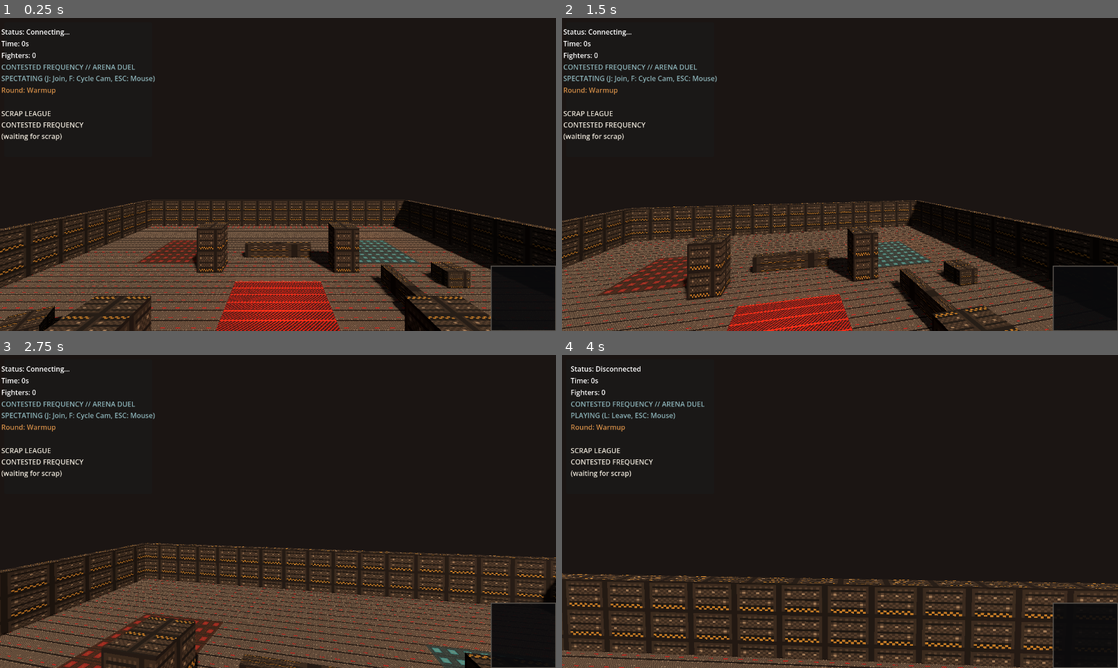
Above: before the commit, frames 1-4 (two rows, left to right).
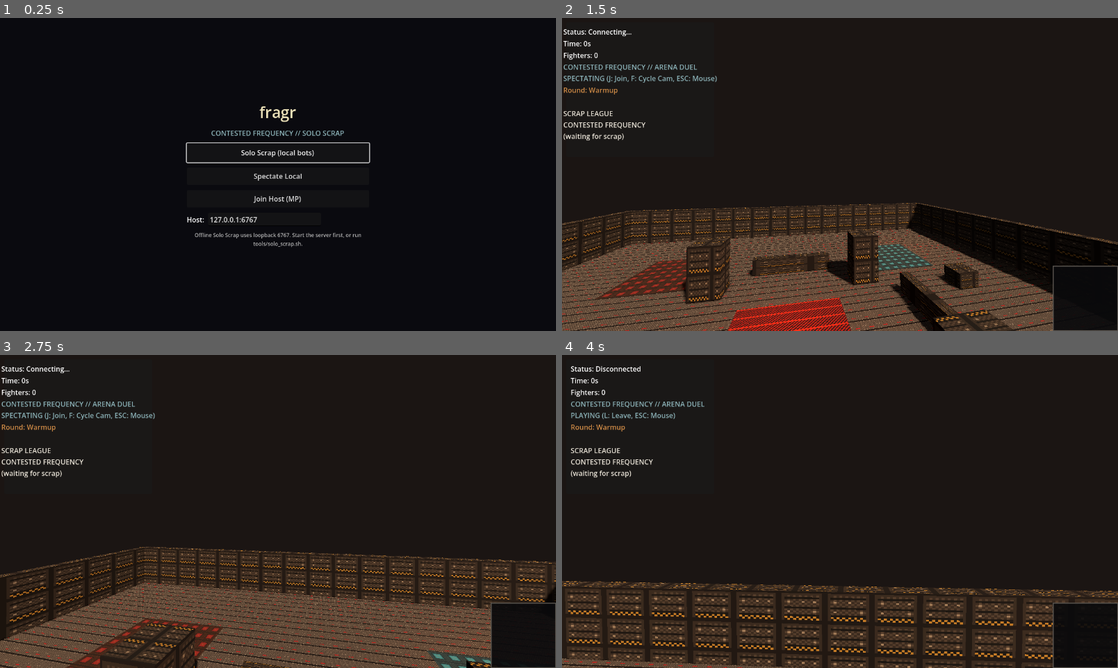
Above: after the commit, the same moments.

Repository: blisspixel/doomy
Game: Godot game, scene res://scenes/boot_menu.tscn
Two runs of this game, one before a commit and one after it. Both use one fixed random seed, a clock stepped at 60 frames per second and the inputs below. Before the commit the project starts from res://scenes/main.tscn.
Inputs (mouse positions are in pixels of both pictures, inside the frame that each line leads up to):
- Up to frame 1 (0.25 s): no input
- Up to frame 2 (1.5 s): click (840, 177) at 0.5 s, where only the run after the commit has a clickable "Spectate Local"; tap Enter at 1.25 s; move the mouse to (867, 174) at 1.27 s; press the mouse at (867, 174) at 1.28 s; hold W (move_forward) from 1.28 s (still down)
- Up to frame 3 (2.75 s): keep holding W (move_forward); move the mouse to (250, 511) at 2.02 s; release the mouse at (250, 511) at 2.03 s; tap F (toggle_follow) at 2.1 s
- Up to frame 4 (4 s): keep holding W (move_forward); move the mouse to (851, 505) at 2.77 s; tap J at 2.85 s; move the mouse to (834, 517) at 3.52 s; tap L at 3.6 s

The runs differ from the first frame. In frame 1, 32% of the frame differs, in the area x 0-100%, y 3-100%; in frame 2, 15%; in frame 3, 14%; in frame 4, 11%.

Commit message:
feat: solo boot-and-scrap as first-class SP path
Offline loopback Solo Scrap: boot menu default, one-command helper,
and server min_bots refill so local scrap is never an empty lobby.

Diff:
--- a/client/project.godot
+++ b/client/project.godot
@@ -11,7 +11,7 @@
 [application]
 
 config/name="fragr Client"
-run/main_scene="res://scenes/main.tscn"
+run/main_scene="res://scenes/boot_menu.tscn"
 config/features=PackedStringArray("4.7", "Forward Plus")
 config/icon="res://icon.svg"
 
--- /dev/null
+++ b/client/scenes/boot_menu.tscn
@@ -0,0 +1,89 @@
+[gd_scene load_steps=2 format=3 uid="uid://c8solo_boot_menu01"]
+
+[ext_resource type="Script" path="res://scripts/boot_menu.gd" id="1_boot"]
+
+[node name="BootMenu" type="Control"]
+layout_mode = 3
+anchors_preset = 15
+anchor_right = 1.0
+anchor_bottom = 1.0
+grow_horizontal = 2
+grow_vertical = 2
+script = ExtResource("1_boot")
+
+[node name="ColorRect" type="ColorRect" parent="."]
+layout_mode = 1
+anchors_preset = 15
+anchor_right = 1.0
+anchor_bottom = 1.0
+grow_horizontal = 2
+grow_vertical = 2
+color = Color(0.04, 0.04, 0.06, 1)
+
+[node name="Center" type="CenterContainer" parent="."]
+layout_mode = 1
+anchors_preset = 15
+anchor_right = 1.0
+anchor_bottom = 1.0
+grow_horizontal = 2
+grow_vertical = 2
+
+[node name="VBox" type="VBoxContainer" parent="Center"]
+layout_mode = 2
+theme_override_constants/separation = 12
+
+[node name="Title" type="Label" parent="Center/VBox"]
+layout_mode = 2
+theme_override_font_sizes/font_size = 36
+theme_override_colors/font_color = Color(0.92, 0.88, 0.72, 1)
+text = "fragr"
+horizontal_alignment = 1
+
+[node name="Subtitle" type="Label" parent="Center/VBox"]
+layout_mode = 2
+theme_override_font_sizes/font_size = 16
+theme_override_colors/font_color = Color(0.55, 0.7, 0.72, 1)
+text = "CONTESTED FREQUENCY // SOLO SCRAP"
+horizontal_alignment = 1
+
+[node name="SoloButton" type="Button" parent="Center/VBox"]
+custom_minimum_size = Vector2(320, 44)
+layout_mode = 2
+text = "Solo Scrap (local bots)"
+
+[node name="SpectateButton" type="Button" parent="Center/VBox"]
+custom_minimum_size = Vector2(320, 40)
+layout_mode = 2
+text = "Spectate Local"
+
+[node name="JoinButton" type="Button" parent="Center/VBox"]
+custom_minimum_size = Vector2(320, 40)
+layout_mode = 2
+text = "Join Host (MP)"
+
+[node name="HostRow" type="HBoxContainer" parent="Center/VBox"]
+layout_mode = 2
+theme_override_constants/separation = 8
+
+[node name="HostLabel" type="Label" parent="Center/VBox/HostRow"]
+layout_mode = 2
+text = "Host:"
+
+[node name="HostEdit" type="LineEdit" parent="Center/VBox/HostRow"]
+custom_minimum_size = Vector2(260, 0)
+layout_mode = 2
+text = "127.0.0.1:6767"
+placeholder_text = "127.0.0.1:6767"
+
+[node name="StatusLabel" type="Label" parent="Center/VBox"]
+custom_minimum_size = Vector2(420, 0)
+layout_mode = 2
+theme_override_colors/font_color = Color(0.7, 0.7, 0.7, 1)
+theme_override_font_sizes/font_size = 12
+text = "Offline Solo Scrap uses loopback 6767."
+autowrap_mode = 3
+horizontal_alignment = 1
+
+[connection signal="pressed" from="Center/VBox/SoloButton" to="." method="_on_solo_pressed"]
+[connection signal="pressed" from="Center/VBox/SpectateButton" to="." method="_on_spectate_pressed"]
+[connection signal="pressed" from="Center/VBox/JoinButton" to="." method="_on_join_pressed"]
--- /dev/null
+++ b/client/scripts/boot_menu.gd
@@ -0,0 +1,56 @@
+extends Control
+
+# First-class Solo Scrap boot. Loopback 6767 by default; Join Host for MP.
+
+@onready var host_edit: LineEdit = $Center/VBox/HostRow/HostEdit
+@onready var status_label: Label = $Center/VBox/StatusLabel
+@onready var solo_button: Button = $Center/VBox/SoloButton
+
+const ARENA_SCENE := "res://scenes/main.tscn"
+const LOOPBACK := "127.0.0.1:6767"
+
+func _ready() -> void:
+	if host_edit:
+		host_edit.text = LOOPBACK
+	if solo_button:
+		solo_button.grab_focus()
+	# One-command / scripted path skips the menu.
+	if _wants_solo_boot():
+		_launch("solo", LOOPBACK)
+		return
+	if "--human" in OS.get_cmdline_user_args() or "--human" in OS.get_cmdline_args():
+		_launch("solo", LOOPBACK)
+		return
+	if status_label:
+		status_label.text = "Offline Solo Scrap uses loopback 6767. Start the server first, or run tools/solo_scrap.sh."
+
+func _wants_solo_boot() -> bool:
+	if OS.get_environment("FRAGR_SOLO") == "1":
+		return true
+	var args = OS.get_cmdline_user_args()
+	args.append_array(OS.get_cmdline_args())
+	return "--solo" in args
+
+func _launch(mode: String, host: String) -> void:
+	var boot := {
+		"mode": mode,
+		"host": host,
+	}
+	get_tree().set_meta("fragr_boot", boot)
+	var err := get_tree().change_scene_to_file(ARENA_SCENE)
+	if err != OK:
+		push_error("boot_menu: failed to load arena scene: " + str(err))
+		if status_label:
+			status_label.text = "Failed to load arena (" + str(err) + ")"
+
+func _on_solo_pressed() -> void:
+	_launch("solo", LOOPBACK)
+
+func _on_spectate_pressed() -> void:
+	_launch("spectate", LOOPBACK)
+
+func _on_join_pressed() -> void:
+	var host := LOOPBACK
+	if host_edit and host_edit.text.strip_edges() != "":
+		host = host_edit.text.strip_edges()
+	_launch("join", host)
--- a/client/scripts/game_manager.gd
+++ b/client/scripts/game_manager.gd
@@ -30,15 +30,38 @@
 
 	_load_audio_streams()
 
-	var role = "spectator"
-	var player_name = "Spectator"
-
-	if "--human" in OS.get_cmdline_args():
-		role = "human"
-		player_name = "Human Player"
-		is_human_player = true
+	var boot = _resolve_boot()
+	var role = str(boot.get("role", "spectator"))
+	var player_name = str(boot.get("name", "Spectator"))
+	is_human_player = role == "human"
+
+	if boot.has("host") and str(boot["host"]) != "":
+		net_client.set_server_host(str(boot["host"]))
 
 	net_client.connect_to_server(role, player_name)
+	hud.set_mode(str(boot.get("hud_mode", "SPECTATING")))
+
+func _resolve_boot() -> Dictionary:
+	# Boot menu meta wins; then --solo / FRAGR_SOLO; then --human; else spectator.
+	if get_tree().has_meta("fragr_boot"):
+		var meta = get_tree().get_meta("fragr_boot")
+		if typeof(meta) == TYPE_DICTIONARY:
+			var mode = str(meta.get("mode", "spectate"))
+			var host = str(meta.get("host", "127.0.0.1:6767"))
+			if mode == "solo":
+				return {"role": "human", "name": "Human Player", "host": host, "hud_mode": "SOLO SCRAP"}
+			if mode == "join":
+				return {"role": "human", "name": "Human Player", "host": host, "hud_mode": "PLAYING"}
+			return {"role": "spectator", "name": "Spectator", "host": host, "hud_mode": "SPECTATING"}
+
+	var args = OS.get_cmdline_args()
+	var user_args = OS.get_cmdline_user_args()
+	var wants_solo = OS.get_environment("FRAGR_SOLO") == "1" or "--solo" in args or "--solo" in user_args
+	if wants_solo:
+		return {"role": "human", "name": "Human Player", "host": "127.0.0.1:6767", "hud_mode": "SOLO SCRAP"}
+	if "--human" in args or "--human" in user_args:
+		return {"role": "human", "name": "Human Player", "host": "", "hud_mode": "PLAYING"}
+	return {"role": "spectator", "name": "Spectator", "host": "", "hud_mode": "SPECTATING"}
 
 func _load_audio_streams():
 	var audio_dir = "res://assets/audio/"
--- a/client/scripts/net_client.gd
+++ b/client/scripts/net_client.gd
@@ -22,6 +22,17 @@
 
 func _ready():
 	set_process(false)
+
+func set_server_host(host: String) -> void:
+	# Boot menu / solo path: host is host:port or full ws:// URL.
+	var h = host.strip_edges()
+	if h == "":
+		return
+	if h.begins_with("ws://") or h.begins_with("wss://"):
+		server_url = h
+	else:
+		server_url = "ws://" + h
+	print("Server host set to: ", server_url)
 
 func connect_to_server(p_role: String = "spectator", p_name: String = "Player"):
 	role = p_role
--- a/client/scripts/tip_capture.gd
+++ b/client/scripts/tip_capture.gd
@@ -12,10 +12,9 @@
 	if out_dir.is_empty():
 		out_dir = ProjectSettings.globalize_path("res://../docs/screenshots")
 
-	var main_setting: Variant = ProjectSettings.get_setting("application/run/main_scene")
-	if typeof(main_setting) == TYPE_STRING and String(main_setting).length() > 0:
-		change_scene_to_file(String(main_setting))
-		await create_timer(0.5).timeout
+	# Always load the arena presenter. Boot menu is the editor main_scene for humans.
+	change_scene_to_file("res://scenes/main.tscn")
+	await create_timer(0.5).timeout
 
 	# Warm shaders / connect / first frames (avoid pink placeholders).
 	await create_timer(2.0).timeout
Not shown, added: client/scripts/boot_menu.gd.uid
Not shown, changed: README.md
Not shown, changed: docs/plans/README.md
Not shown, added: docs/plans/solo-boot-and-scrap.md
Not shown, changed: server/src/session.rs
Not shown, added: tools/solo_scrap.sh
